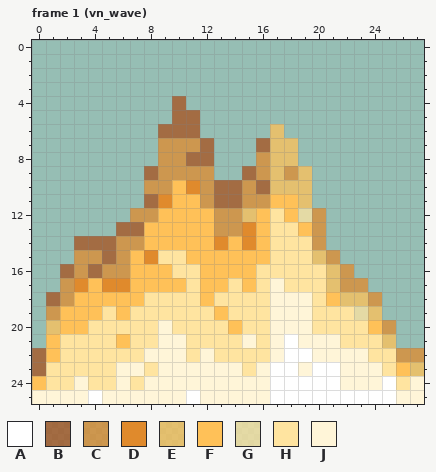
Pixel-art file -- art/fx_vn_wave.aseprite. The picture above was drawn from the file before the commit.
28x26 pixels, 4 frames. Shown: frame 1 (vn_wave). The commit also changed other frames, which this record leaves out.
Palette (. is transparent): A #ffffff  B #a8501cbe  C #e08a2cbe  D #e08a2c  E #ffc158be  F #ffc158  G #ffe4a0be  H #ffe4a0  J #fff5d8
Pixels before, frame 1 (vn_wave), first column x 0:
 4 ..........B.................
 5 ..........BB................
 6 .........BBB.....E..........
 7 .........CCCB...BEE.........
 8 .........CCBB...CEE.........
 9 ........BCCCC..BCECE........
10 ........CCFDCBBCBEEE........
11 ........BDFFCBBCCFFE........
12 .......CCFFFFCCEFHFGC.......
13 ......BBFFFFFCCDFHHFC.......
14 ...BBBCCFFFFFDFDFHHHC.......
15 ...CCBCFDHHFFFFFFHHHEC......
16 ..BCBCCFFFHHFFFFHHHHHEC.....
17 ..CDFDDFFFFHFFHFHJHHHECC....
18 .BCFFFFFHHHHFHHHHJJJHFEEC...
19 .CFFFHFHHHHHHFHHHJJJHHHGE...
20 .EFFHHHHHJHHHHFHHJJJHHHHFC..
21 .FHHHHFHHJJHHHHJHJAJJJHHHE..
22 BFHHHHHHJJJHJHHHHJAAJJJJHHCC
23 BHHHHHJJHJJJJJJHJAAJAAJJJHFE
24 FHHJHHJHJJJJJJJJJAAAAAJJJAHJ
25 JJJJAJJJJJJAJJJJJAAAAAAAAAJJ
After the commit:
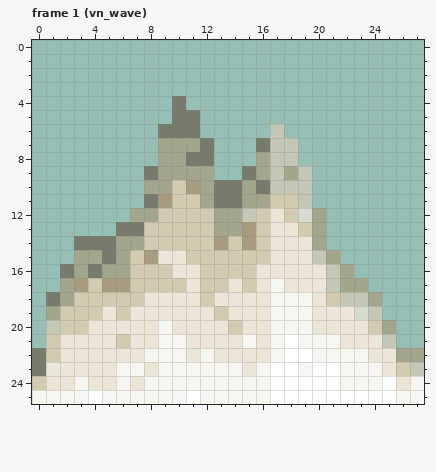
The exact change:
Colour B changes from #a8501cbe to #6c6452be.
Colour C changes from #e08a2cbe to #a89c80be.
Colour D changes from #e08a2c to #a89c80.
Colour E changes from #ffc158be to #d3cab2be.
Colour F changes from #ffc158 to #d3cab2.
Colour G changes from #ffe4a0be to #ebe6d8be.
Colour H changes from #ffe4a0 to #ebe6d8.
Colour J changes from #fff5d8 to #f8f6f0.
Pixel boxes of the changes (left, top, right, bottom) in both pictures:
changed: (32, 96, 424, 404)
